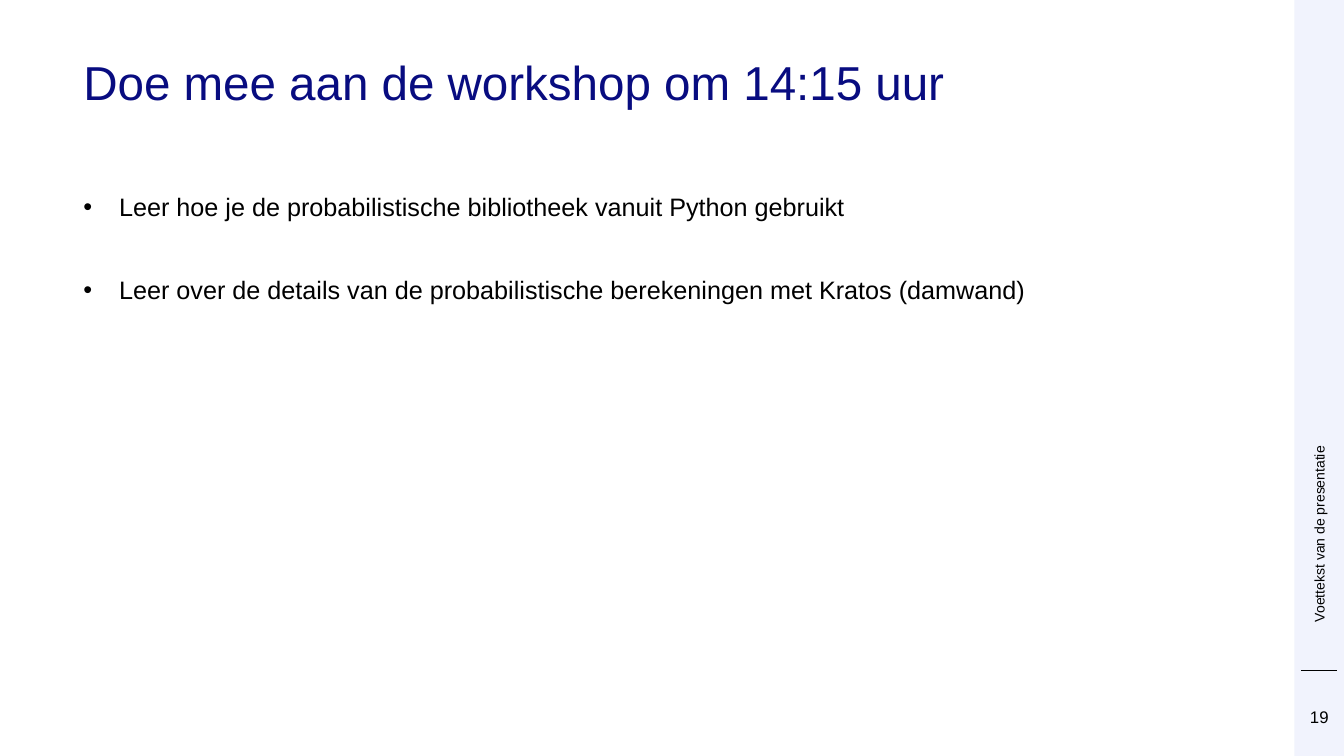
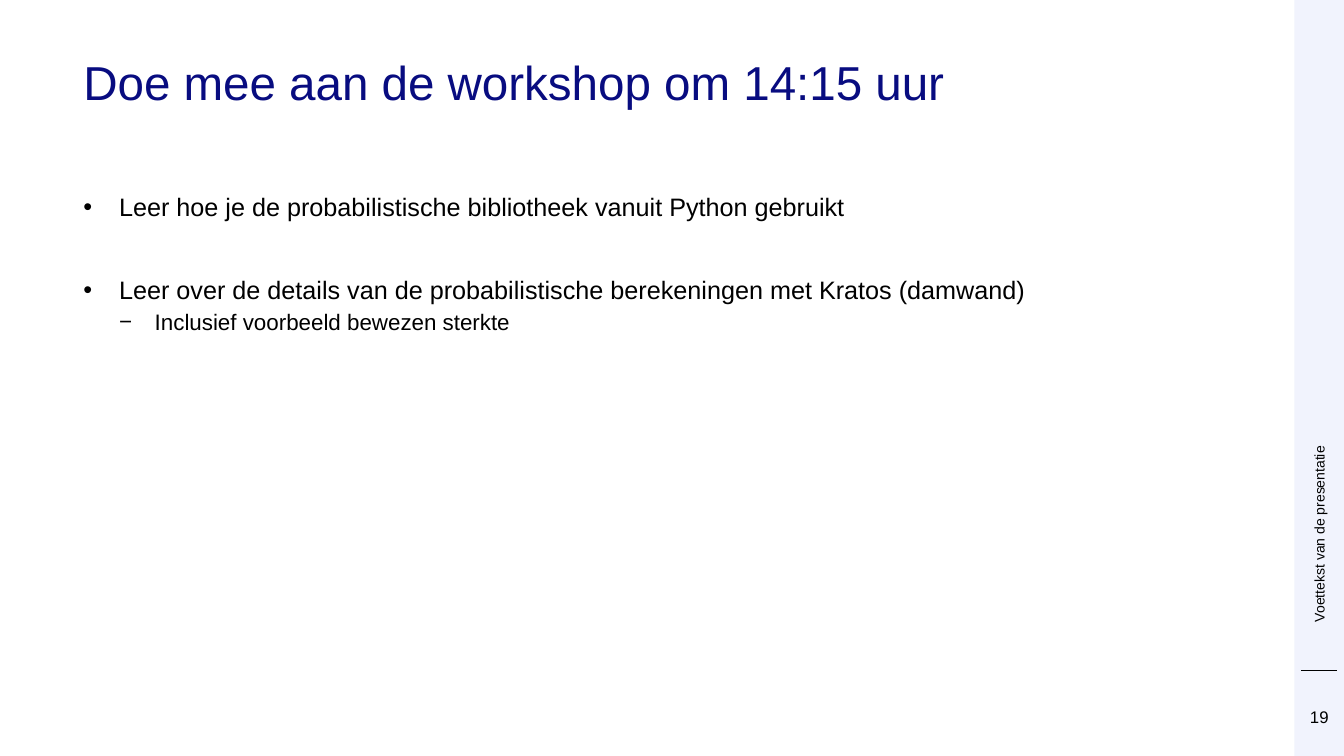
Before and after one commit to Deltares/ProbabilisticLibrary, a slide deck: slide 19 of sources/Deltares.Probabilistic.PWrapper.Examples/kratos/Prob Kratos DSD.pptx. Drawn at 1344x756 pixels with LibreOffice and Linux fonts; fonts in the diff are those of the drawing; background and template pictures are left out. Boxes give left, top, right and bottom in pixels: in the first picture for what was removed or moved away, otherwise in the second. Text is boxed around its words. In the diff, an @@ line names an element or a change of style, - is before the commit and + after.

```diff
--- a/sources/Deltares.Probabilistic.PWrapper.Examples/kratos/Prob Kratos DSD.pptx
+++ b/sources/Deltares.Probabilistic.PWrapper.Examples/kratos/Prob Kratos DSD.pptx
@@ text at box(155, 313, 510, 331): paragraph added @@
+  − Inclusief voorbeeld bewezen sterkte
```
Also in this commit, not shown: 1 other slide changed.
